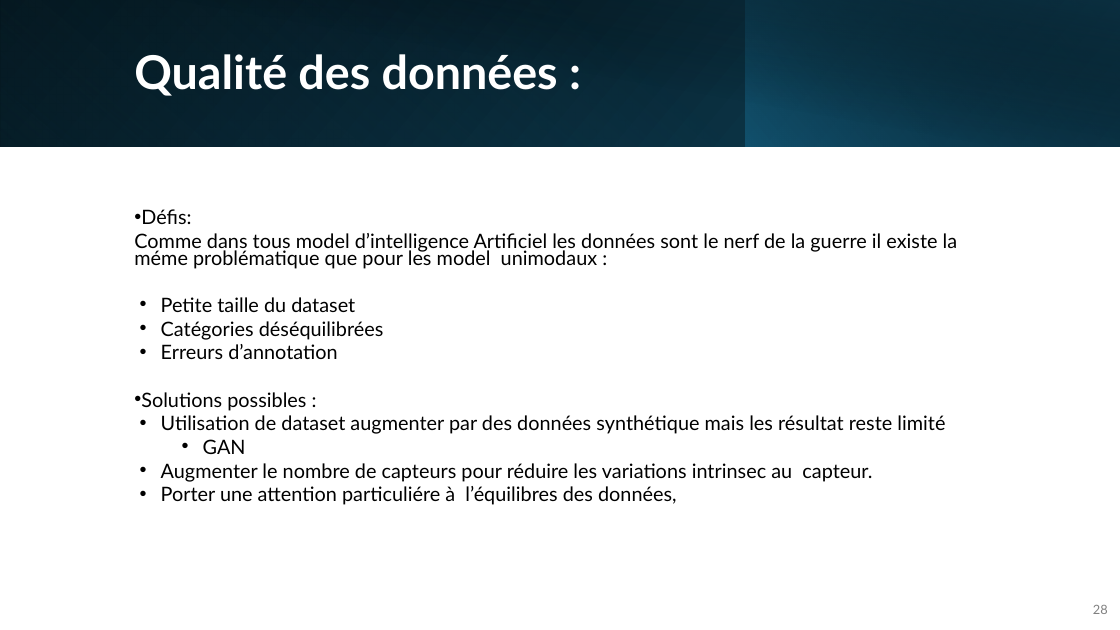
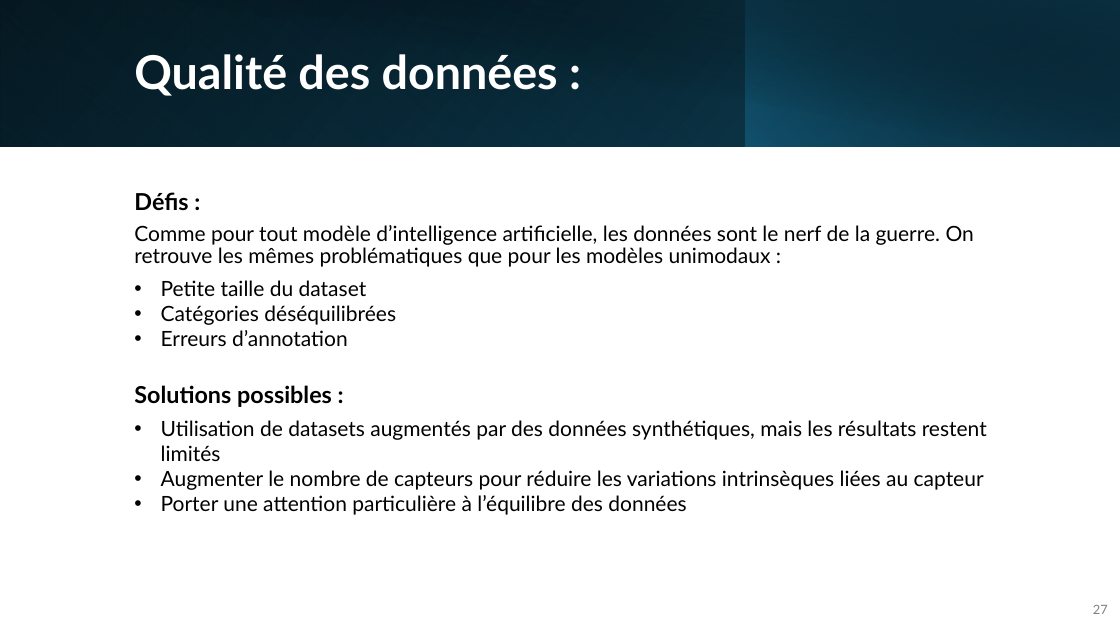
Before and after one commit to IzowRM/Stage-Cetic, a slide deck: slide 27 of Doc Slide/Presentation_du_27_01.pptx (slide 28 before the commit). Drawn at 1120x630 pixels with LibreOffice and Linux fonts; fonts in the diff are those of the drawing. Boxes give left, top, right and bottom in pixels: in the first picture for what was removed or moved away, otherwise in the second. Text is boxed around its words. In the diff, an @@ line names an element or a change of style, - is before the commit and + after.

```diff
--- a/Doc Slide/Presentation_du_27_01.pptx
+++ b/Doc Slide/Presentation_du_27_01.pptx
@@ text at <box>134,225,974,267</box>: text changed; size 17 to 18 pt @@
-• Défis:
-Comme dans tous model d’intelligence Artificiel les données sont le nerf de la guerre il existe la méme problématique que pour les model unimodaux :
+Défis :
+Comme pour tout modèle d’intelligence artificielle, les données sont le nerf de la guerre. On retrouve les mêmes problématiques que pour les modèles unimodaux :
@@ text at <box>134,280,396,407</box>: size 17 to 18 pt in "Petite taille du dataset", "Catégories déséquilibrées", "Erreurs d’annotation"; size 17 to 20 pt, bold on in "Solutions possibles :"; indent changed; line spacing 0.7 to 1; less space between paragraphs; bullet • to none; line spacing 0.7 to 0.9 @@
@@ text at <box>161,420,987,515</box>: text changed; size 17 to 18 pt @@
-• Utilisation de dataset augmenter par des données synthétique mais les résultat reste limité
-  • GAN
-• Augmenter le nombre de capteurs pour réduire les variations intrinsec au capteur.
-• Porter une attention particuliére à l’équilibres des données,
+• Utilisation de datasets augmentés par des données synthétiques, mais les résultats restent limités
+• Augmenter le nombre de capteurs pour réduire les variations intrinsèques liées au capteur
+• Porter une attention particulière à l’équilibre des données
@@ page number at <box>1093,605,1108,614</box>: text changed @@
-28
+27
```
Also in this commit, not shown: 11 other slides changed, 2 slides added, 2 slides removed, 4 other files.
